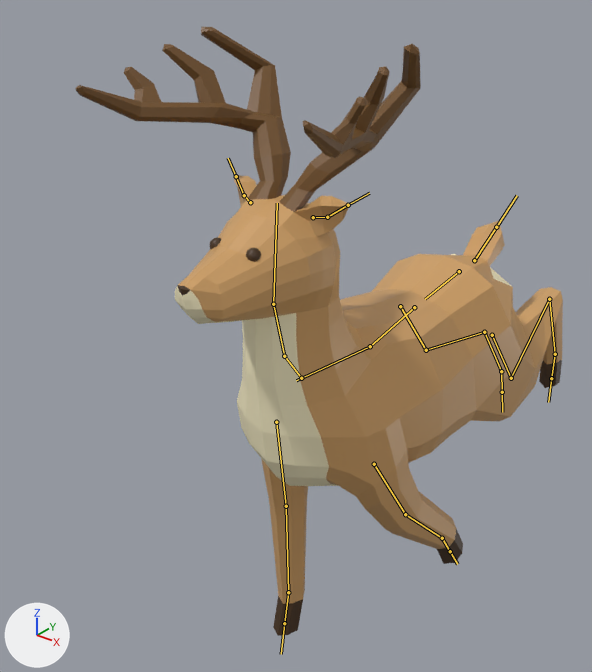
The FBX model Assets/Model/Animal/deer.fbx: old version first, new version second.
Before and after are seen from a 50 mm lens placed at (1.41, -2.41, 2.58), pointed at (-0.32, -0.25, 1.24). The axes (+X, +Y, +Z) are drawn at lower left. The lights are the same throughout. Both versions are drawn at frame 12 of the action 'Run'; the numbers are the values there. The bones that bend it are drawn over the model as lines.

Names of what the first picture shows: 'Deer', 'Sphere'.
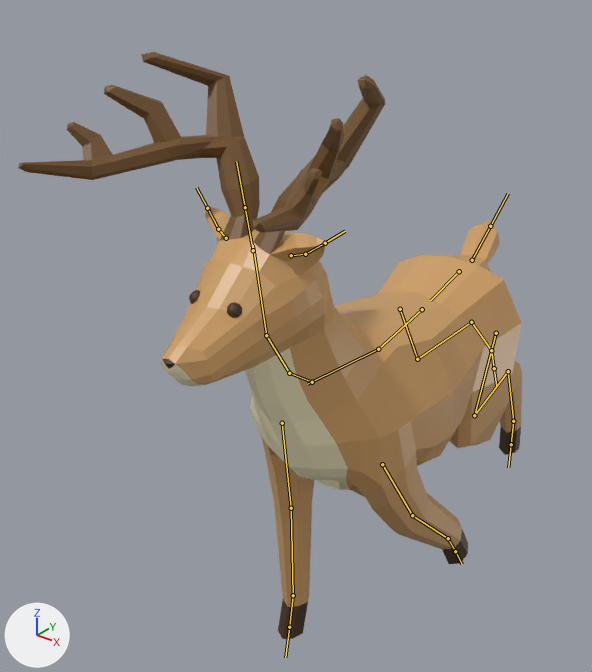
Pixel boxes (x1, y1, x2, y2) of what changed, in the pictures (592 x 672 px):
'Deer', posed: before (75, 27, 563, 636); after (18, 52, 522, 639)
'Sphere', posed (12% taller): before (210, 237, 261, 262); after (189, 290, 242, 318)
bone 'Spine', root to tip: before (459, 271) to (425, 299); after (459, 271) to (430, 300)
bone 'waist', root to tip: before (414, 307) to (370, 346); after (422, 309) to (378, 349)
bone 'uparm.l', root to tip: before (374, 464) to (405, 514); after (382, 464) to (412, 515)
bone 'uparm.r', root to tip: before (276, 422) to (286, 506); after (282, 423) to (291, 508)
bone 'Neck2', root to tip: before (301, 378) to (284, 356); after (312, 382) to (289, 373)
bone 'Head', root to tip: before (273, 304) to (277, 203); after (266, 335) to (253, 245)
bone 'Thigh.l', root to tip: before (492, 335) to (511, 378); after (496, 333) to (474, 415)
bone 'upleg.l', root to tip: before (511, 378) to (549, 299); after (474, 415) to (508, 371)
bone 'lowerleg.l', root to tip: before (549, 299) to (555, 354); after (508, 371) to (513, 421)
bone 'Thigh.r', root to tip: before (400, 306) to (426, 350); after (400, 309) to (417, 359)
bone 'upleg.r', root to tip: before (426, 350) to (484, 332); after (417, 359) to (471, 322)

The edits, one by one:
Bone 'Spine' (bone_spine) turns from (0, 0, 0) to (0, -1, -5) degrees about its own x, y and z.
Bone 'waist' (bone_waist) turns from (0, 0, 0) to (0, 1, 4) degrees about its own x, y and z.
Bone 'uparm.l' (bone_uparm_l) moves from (0.0, 0.022, 0.016) to (0.0, 0.0, 0.0).
Bone 'uparm.r' (bone_uparm_r) moves from (0.0, 0.022, 0.016) to (0.0, 0.002, 0.001).
Bone 'Neck2' (bone_neck2) turns from (0, 0, 0) to (18, 0, 0) degrees about its own x, y and z.
Bone 'Head' (bone_head) turns from (-7, 0, 0) to (-11, 0, 0) degrees about its own x, y and z.
Bone 'Thigh.l' (bone_thigh_l) moves from (0.0, 0.003, 0.0) to (0.0, 0.0, 0.0).
Bone 'Thigh.l' (bone_thigh_l) turns from (35, 1, -1) to (-20, 1, 3) degrees about its own x, y and z.
Bone 'upleg.l' (bone_upleg_l) turns from (36, -6, -5) to (61, -7, -9) degrees about its own x, y and z.
Bone 'lowerleg.l' (bone_lowerleg_l) turns from (-57, 3, 4) to (-27, 1, 2) degrees about its own x, y and z.
Bone 'Thigh.r' (bone_thigh_r) moves from (0.0, -0.003, 0.0) to (0.0, 0.0, 0.0).
Bone 'Thigh.r' (bone_thigh_r) turns from (34, 2, -5) to (27, 2, -4) degrees about its own x, y and z.
Bone 'upleg.r' (bone_upleg_r) turns from (1, 1, 1) to (18, 2, 0) degrees about its own x, y and z.
